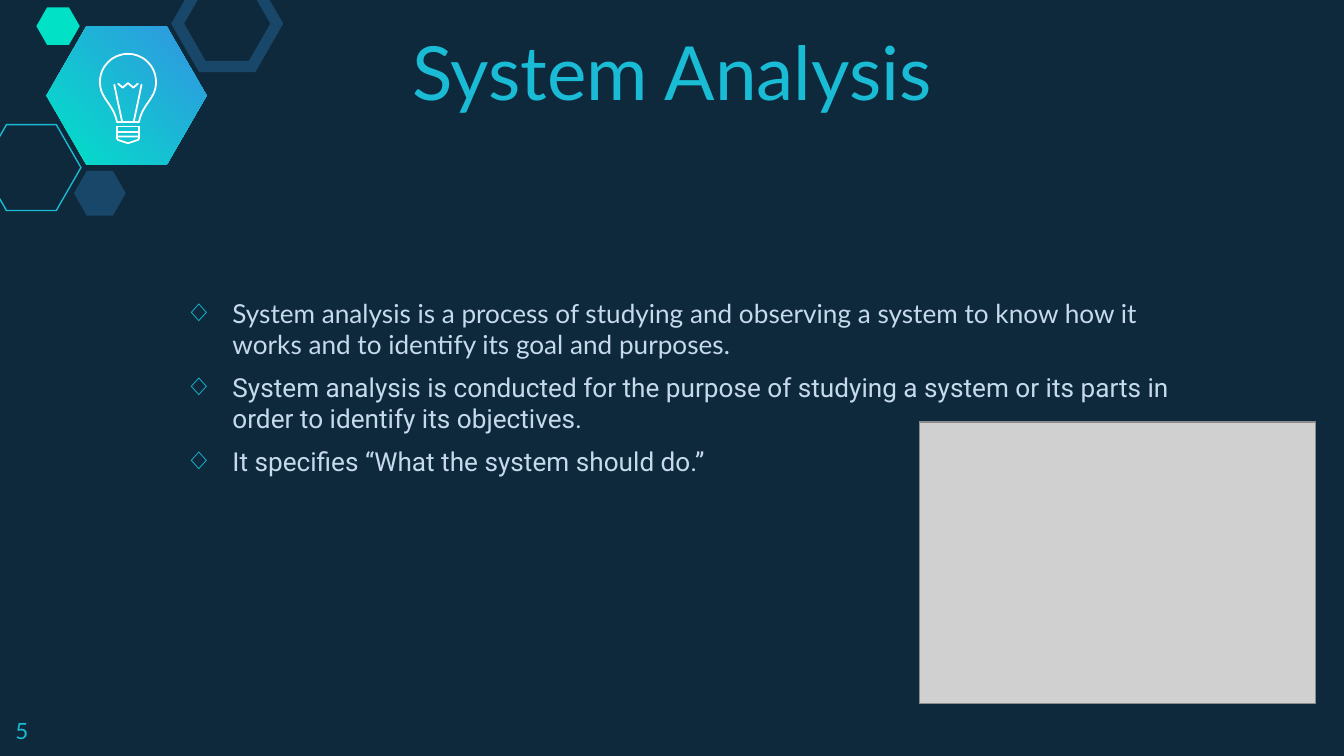
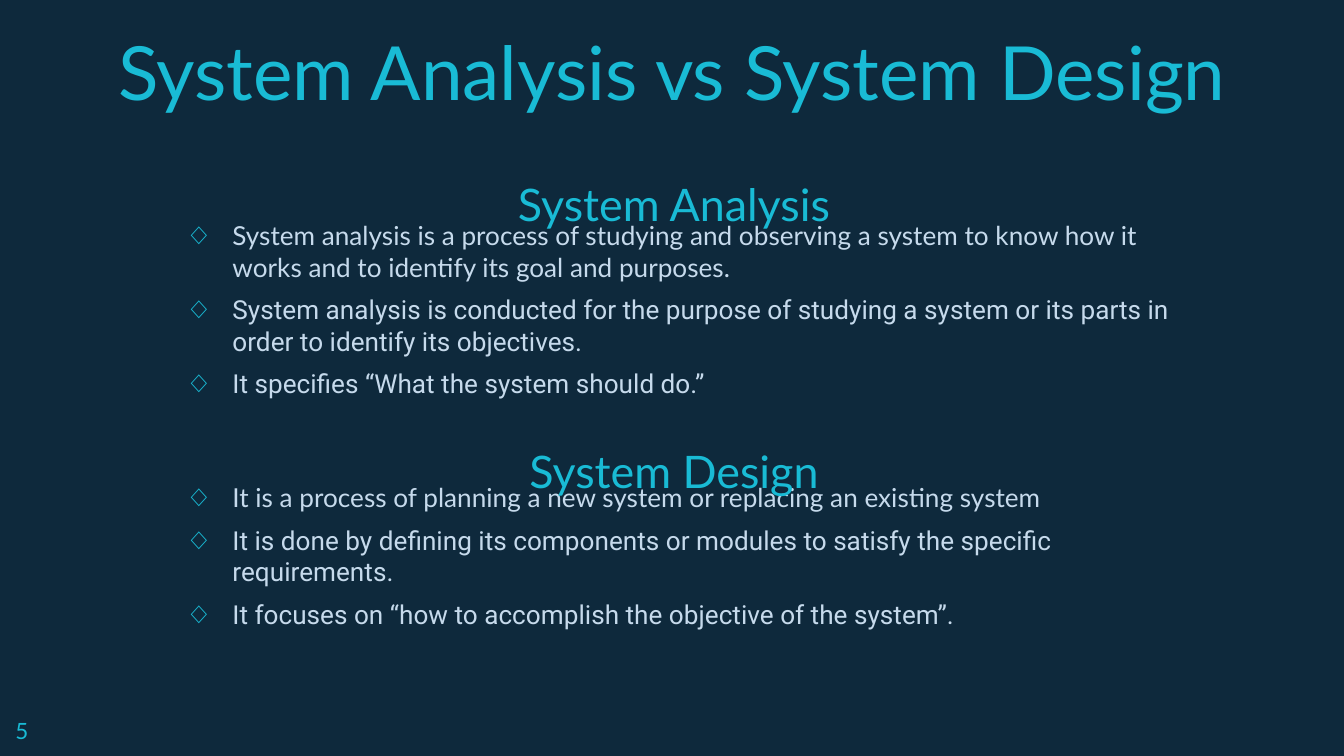
Before and after one commit to Andipstha/SAD-presentation, a slide deck: slide 5 of sad.pptx. Drawn at 1344x756 pixels with LibreOffice and Linux fonts; fonts in the diff are those of the drawing; grey boxes stand for pictures. Boxes give left, top, right and bottom in pixels: in the first picture for what was removed or moved away, otherwise in the second. Text is boxed around its words. In the diff, an @@ line names an element or a change of style, - is before the commit and + after.

Commit message:
update

```diff
--- a/sad.pptx
+++ b/sad.pptx
@@ hexagon removed at (36, 7, 79, 44) @@
@@ freeform shape removed at (46, 27, 206, 165) @@
@@ hexagon removed at (177, 0, 277, 67) @@
@@ text added at (118, 45, 1225, 114), 40 pt, text #19BBD5 @@
+System Analysis vs System Design
@@ hexagon removed at (0, 125, 81, 211) @@
@@ text "System Analysis": place and size @@
-text "System Analysis" at (412, 45, 932, 113)
+text "System Analysis" at (518, 188, 830, 231)
@@ text "System Analysis" at (518, 188, 830, 231): size 40 to 24 pt @@
@@ group removed at (99, 54, 156, 144): 8 freeform shapes @@
@@ hexagon removed at (74, 171, 126, 215) @@
@@ text "System analysis is a process ...": place and size @@
-text "System analysis is a process ..." at (232, 303, 1169, 477)
+text "System analysis is a process ..." at (232, 223, 1169, 399)
@@ picture removed at (919, 422, 1316, 703) @@
@@ text added at (529, 455, 819, 497), 24 pt, text #19BBD5 @@
+System Design
@@ text added at (232, 485, 1051, 630), 14 pt, text #C6DAEC @@
+◇ It is a process of planning a new system or replacing an existing system
+◇ It is done by defining its components or modules to satisfy the specific requirements.
+◇ It focuses on “how to accomplish the objective of the system”.
```
Also in this commit, not shown: 4 other slides changed, 1 slide removed.
